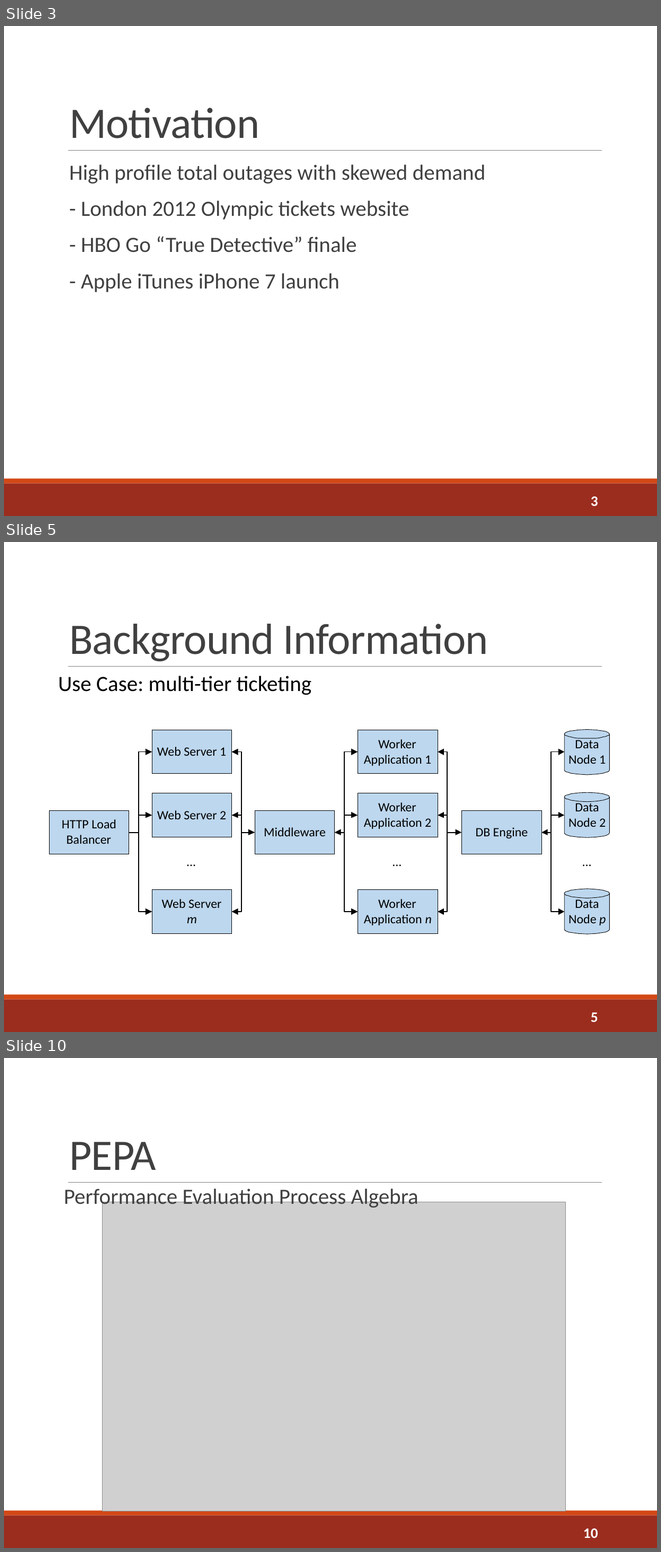
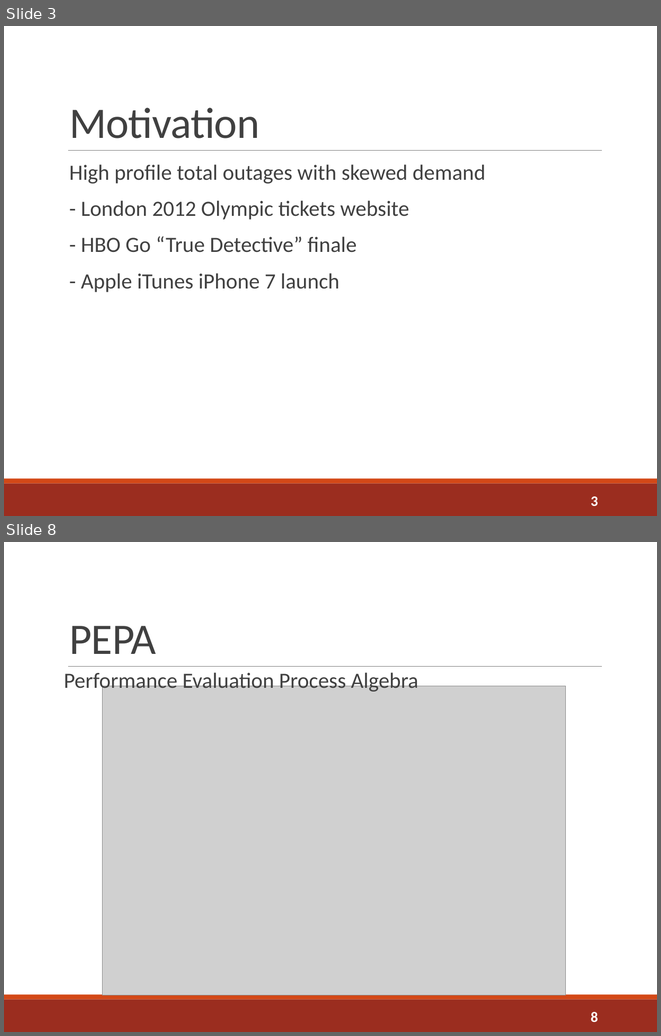
Before and after one commit to sshephard2/skewed-modelling, a slide deck: Presentation/Performance modelling of skewed demand in complex systems.pptx. Shown one above the other, each under a label of ours: slides 3, 5 and 10 before the commit, slides 3 and 8 after it; the slides between them are not shown. The pictures are 661x1552 and 661x1036 pixels, drawn with LibreOffice and Linux fonts; fonts in the diff are those of the drawing; grey boxes stand for pictures. Boxes give left, top, right and bottom in pixels: in the first picture for what was removed or moved away, otherwise in the second. Text is boxed around its words. In the diff, an @@ line names an element or a change of style, - is before the commit and + after.

```diff
--- a/Presentation/Performance modelling of skewed demand in complex systems.pptx
+++ b/Presentation/Performance modelling of skewed demand in complex systems.pptx
@@ slide 5 removed at [4, 542, 657, 1032], background #FFFFFF; not listed: 3 template elements that a slide beside it also shows @@
@@ title removed at [69, 624, 488, 661] @@
-Background Information
@@ text removed at [58, 676, 312, 695] @@
-Use Case: multi-tier ticketing
@@ group removed at [49, 730, 609, 934]: 46 freeform shapes, 25 texts, 18 rectangles @@
-HTTP Load
-Balancer
-DB Engine
-Middleware
-Web Server 1
-Web Server 2
-Web Server
-m
-...
-Worker
-Application 1
-Worker
-Application 2
-Worker
-Application
-n
-...
-Data
-Node 1
-Data
-Node 2
-...
-Data
-Node
-p
@@ page number removed at [591, 1012, 598, 1022] @@
-5
@@ what was slide 10 is now slide 8 @@
@@ page number at [591, 1012, 598, 1022]: text changed @@
-10
+8
```
Also in this commit, not shown: 5 slides changed, 3 slides added, 3 other slides removed.
